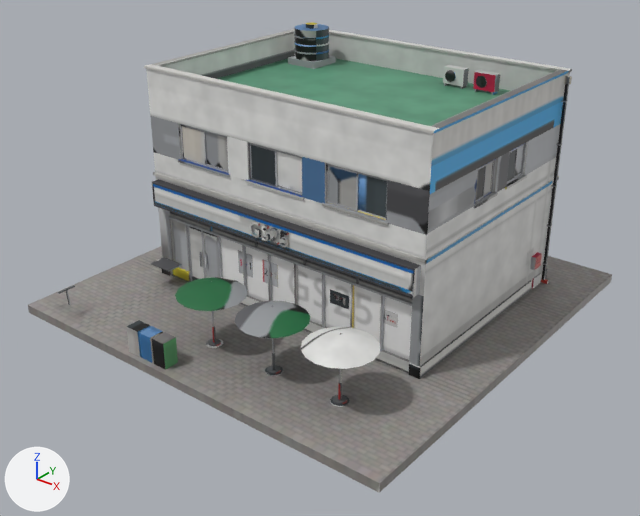
What one commit did to the FBX model cs2_ilsan/CS2Assets/IlsanGS25/IlsanGS25_LOD1.fbx.
Rendered twice from a camera (50 mm lens) standing at (18.5, -23.71, 15.91) and looking at (0.42, -1.11, 1.9). The axes (+X, +Y, +Z) are drawn at lower left. The lights are the same throughout. The older version comes first. Where no turn or scale is listed for an object, it has been applied to the vertices.

In view in the first picture: 'IlsanGS25_LOD1'.
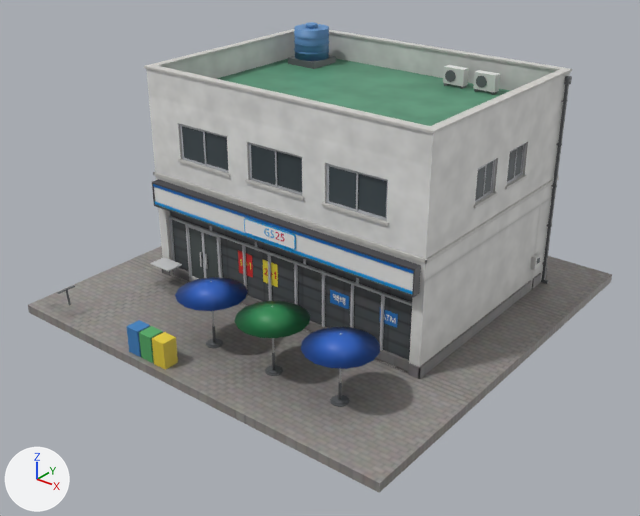
Pixel boxes [x1, y1, x2, y2] of what changed, in the pictures (640 x 516 px; the box of a moved part takes in the faces that stretch with it):
part 1 of me_ilsangs25_lod1, added: after [244, 218, 296, 250]
part 2 of me_ilsangs25_lod1, added: after [245, 219, 295, 249]
part 3 of me_ilsangs25_lod1, deleted: before [249, 221, 261, 238]
part 4 of me_ilsangs25_lod1, moved or reshaped: before [261, 225, 289, 272]; after [240, 228, 343, 302]
part 5 of me_ilsangs25_lod1, surface changed: [64, 22, 572, 493] in both

The change in detail:
me_ilsangs25_lod1 is used by ob_ilsangs25_lod1; location (0.0, 0.0, 0.0).
me_ilsangs25_lod1 had 3746 vertices, 5976 faces and spanned x -7.9..7.9, y -7.9..7.9, z -0.3..8.8.
me_ilsangs25_lod1 now has 3806 vertices, 6064 faces and spans x -7.9..7.9, y -7.9..7.9, z -0.3..8.8.
me_ilsangs25_lod1 part 1: a new loose piece of 112 vertices spanning x -1.2..1.2, y -3.3, z 3.2..3.8, in mat_ilsangs25.
me_ilsangs25_lod1 part 2: a new loose piece of 56 vertices spanning x -1.1..1.1, y -3.3, z 3.3..3.8, in mat_ilsangs25.
me_ilsangs25_lod1 part 3: the loose piece of 172 vertices spanning x -0.9..-0.4, y -3.4..-3.3, z 3.2..3.8 is deleted.
me_ilsangs25_lod1 part 4: 67 vertices moved from x -0.7..2.7, y -3.4..-2.8, z 1.6..3.8 to x -0.7..2.7, y -3.3..-2.8, z 1.6..3.7; 334 vertices removed from x -0.3..0.9, y -3.4..-3.3, z 3.2..3.8; 398 vertices added at x -2.0..2.7, y -3.3..-2.8, z 1.5..3.7.
me_ilsangs25_lod1 part 5: 4334 kept faces spanning x -6.3..7.9, y -7.9..7.9, z -0.3..8.8 get new texture (UV) coordinates.
